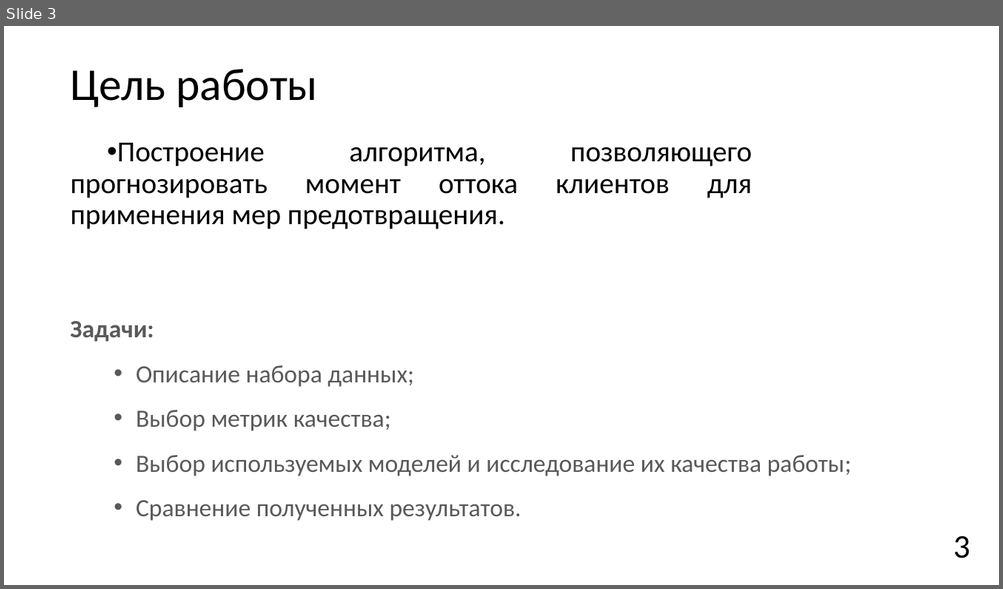
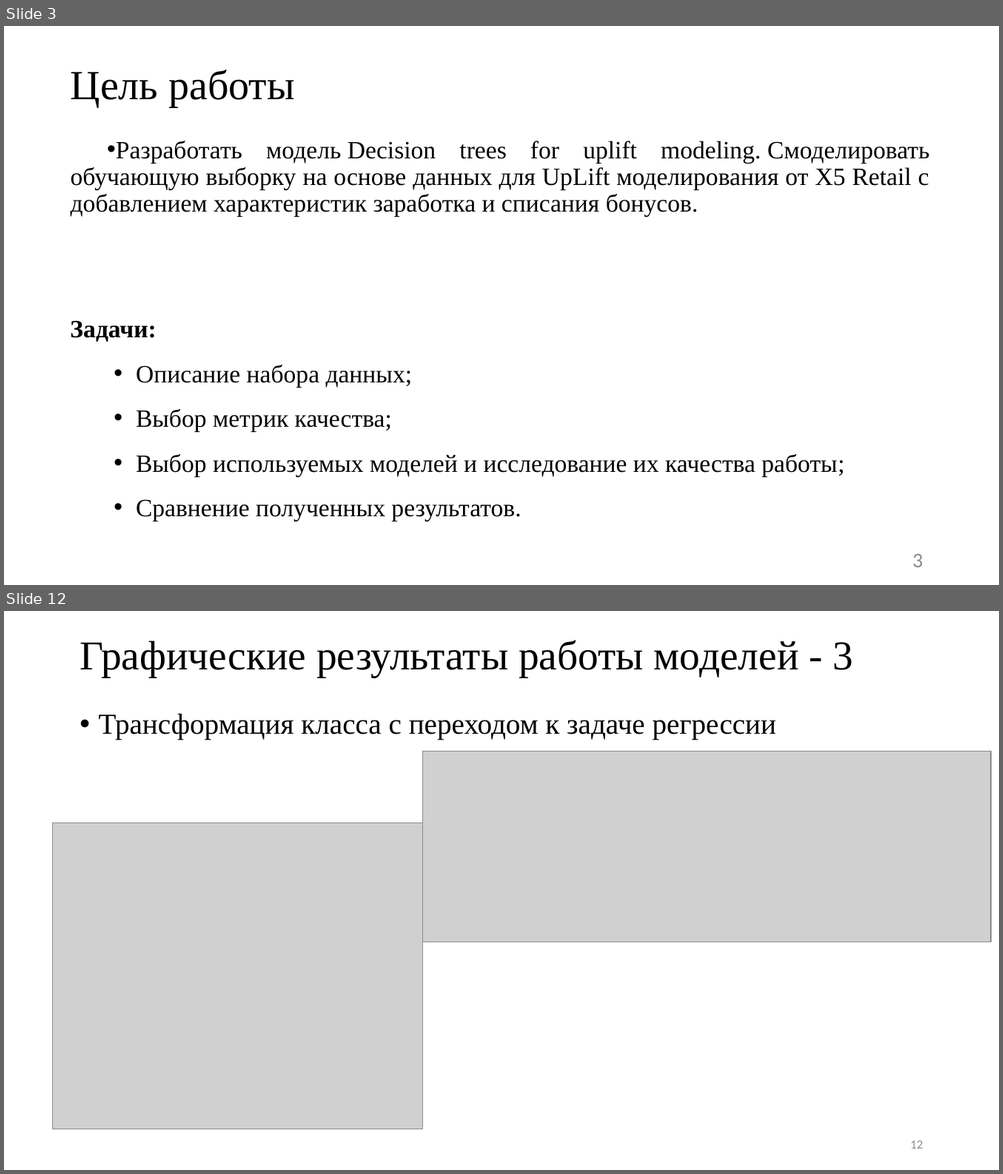
Before and after one commit to JacKira/MastersDegree, a slide deck: Отчет_3_сем/speech.pptx. Shown one above the other, each under a label of ours: slide 3 before the commit, slides 3 and 12 after it; the slides between them are not shown. The pictures are 1003x589 and 1003x1174 pixels, drawn with LibreOffice and Linux fonts; fonts in the diff are those of the drawing; grey boxes stand for pictures. Boxes give left, top, right and bottom in pixels: in the first picture for what was removed or moved away, otherwise in the second. Text is boxed around its words. In the diff, an @@ line names an element or a change of style, - is before the commit and + after.

```diff
--- a/Отчет_3_сем/speech.pptx
+++ b/Отчет_3_сем/speech.pptx
@@ slide 12 added at (4, 611, 999, 1170), background #FFFFFF @@
@@ title added at (79, 640, 854, 677), 39.6 pt, text #000000 @@
+Графические результаты работы моделей - 3
@@ text added at (99, 713, 777, 740), 28 pt, text #000000 @@
+• Трансформация класса с переходом к задаче регрессии
@@ picture added at (423, 752, 991, 943) @@
@@ picture added at (53, 823, 423, 1130) @@
@@ page number added at (910, 1141, 922, 1149), 12 pt, text #8C8C8C @@
+12
@@ slide 3 changed as well @@
@@ title "Цель работы" at (71, 70, 295, 107): size 44 to 40 pt, font Calibri to Times New Roman @@
@@ text at (71, 141, 929, 217): text changed; size 28 to 24 pt; font Calibri to Times New Roman @@
-• Построение алгоритма, позволяющего прогнозировать момент оттока клиентов для применения мер предотвращения.
+• Разработать модель Decision trees for uplift modeling. Смоделировать обучающую выборку на основе данных для UpLift моделирования от X5 Retail с добавлением характеристик заработка и списания бонусов.
@@ text "Задачи:" at (70, 321, 844, 522): font Calibri to Times New Roman, text colour #595959 to #000000 @@
@@ page number: place and size @@
-page number at (953, 537, 970, 559)
+page number at (912, 554, 922, 568)
@@ page number at (912, 554, 922, 568): size 32 to 20 pt, text colour #000000 to #8C8C8C @@
```
Also in this commit, not shown: 2 other slides changed, 9 other slides added, 1 slide removed, 1 other file.
